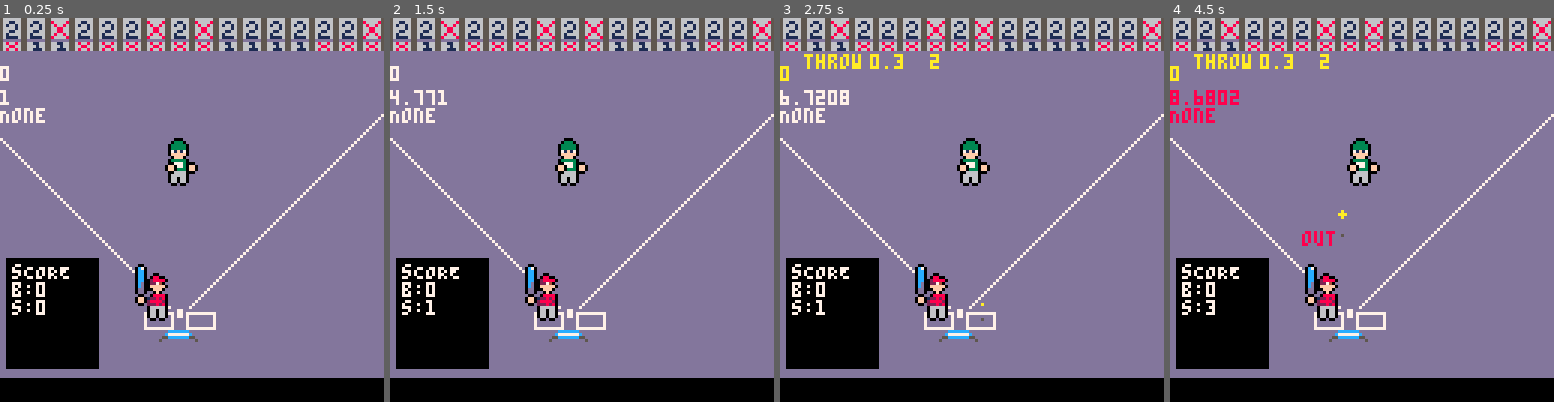
Above: before the commit, frames 1-4 (left to right).
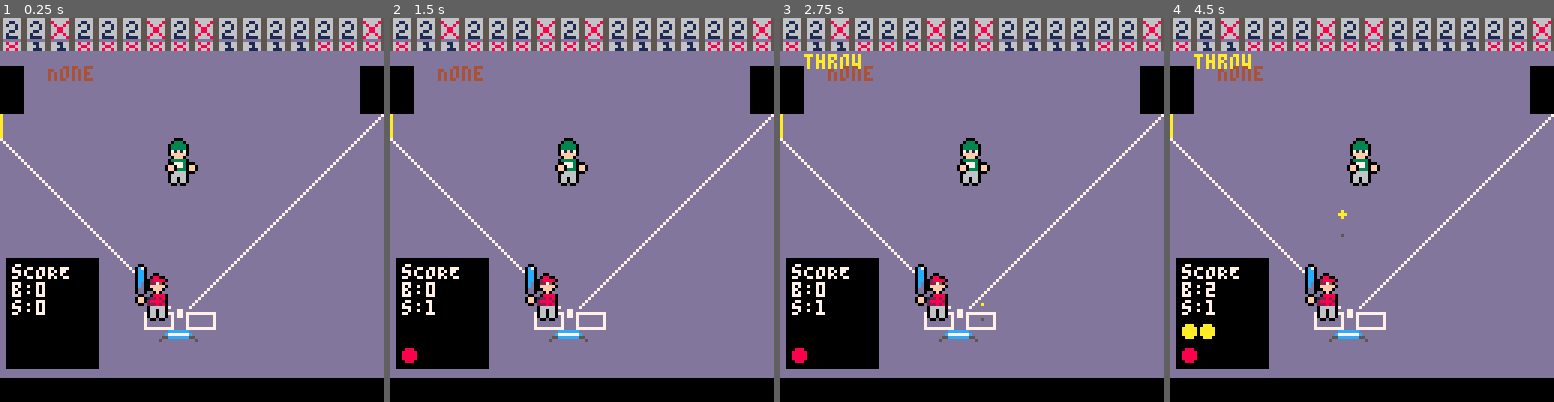
Above: after the commit, the same moments.

Repository: zdenardi/blitzball
Game: PICO-8 cartridge breakout.p8
The game is run twice, just before and just after one commit, with the same random seed, the same clock (stepped at 60 frames per second) and the same inputs.
Inputs:
- Up to frame 1 (0.25 s): no input
- Up to frame 2 (1.5 s): tap X (X key) at 0.33, 1.07 s; tap O (Z key) at 0.7 s
- Up to frame 3 (2.75 s): hold Right 1.6-2.1 s; tap O (Z key) at 1.7, 2.1, 2.5 s; tap X (X key) at 1.85 s; hold Up 2.15-2.42 s; hold Right from 2.47 s (still down)
- Up to frame 4 (4.5 s): tap O (Z key) every 0.4 s from 2.9 to 4.1 s; tap X (X key) at 2.97, 4.08 s; release Right at 3.03 s; hold Left 3.08-3.58 s; hold Down 3.63-3.97 s; hold Right from 4.02 s (still down)

The runs differ from the first frame. In frame 1, 2.0% of the frame differs, in the area x 0-100%, y 12-32%; in frame 2, 2.3%; in frame 3, 2.6%; in frame 4, 3.1%, in the area x 0-100%, y 9-90%.

Commit message:
chore: added collision detection for balls/strikes, better variable names

Diff:
--- a/breakout.p8
+++ b/breakout.p8
@@ -13,14 +13,14 @@
 0070070007777770666666660000000000000000ddddddd77dddddddddddddddddddd7dddd7ddddddddddddddddddddddddddddd56666665d7dddd7daddddddd
 0000000007777770666666660000000000000000ddddddd77ddddddddddddddddddddd7dd7ddddddddddddddddddddddddddd6dd56666665d7dddd7daddddddd
 00000000000000006666666600000000000000007777777777777777ddddddddddddddd77ddddddddddddddddddddddddddddddd5dddddd577dddd77addddddd
-00000000000000000000000000000000000000000000000000000000000000000000000000000000568668655661166556666665566666650000000000000000
-00000000000000000000000000000000000000000000000000000000000000000000000000000000566886655666166556611665586666850000000000000000
-00000000000000000000000000000000000000000000000000000000000000000000000000000000568668655661116556166165568668650000000000000000
-00000000000000000000000000000000000000000000000000000000000000000000000000000000dddddddddddddddd56666165566886650000000000000000
-00000000000000000000000000000000000000000000000000000000000000000000000000000000dddddddddddddddd56611665566886650000000000000000
-00000000000000000000000000000000000000000000000000000000000000000000000000000000dddddddddddddddd56166665568668650000000000000000
-00000000000000000000000000000000000000000000000000000000000000000000000000000000dddddddddddddddd56111165586666850000000000000000
-00000000000000000000000000000000000000000000000000000000000000000000000000000000dddddddddddddddd5dddddd55dddddd50000000000000000
+0000000000000000000000000000000000000000000000000000000000000000dddddddd00000000568668655661166556666665566666650000000000000000
+0000000000000000000000000000000000000000000000000000000000000000ddd77ddd00000000566886655666166556611665586666850000000000000000
+0000000000000000000000000000000000000000000000000000000000000000ddd77ddd00000000568668655661116556166165568668650000000000000000
+0000000000000000000000000000000000000000000000000000000000000000d77dd77d00000000dddddddddddddddd56666165566886650000000000000000
+0000000000000000000000000000000000000000000000000000000000000000d77dd77d00000000dddddddddddddddd56611665566886650000000000000000
+0000000000000000000000000000000000000000000000000000000000000000dddddddd00000000dddddddddddddddd56166665568668650000000000000000
+0000000000000000000000000000000000000000000000000000000000000000dddddddd00000000dddddddddddddddd56111165586666850000000000000000
+0000000000000000000000000000000000000000000000000000000000000000dddddddd00000000dddddddddddddddd5dddddd55dddddd50000000000000000
 00000000000000000000000000000000000000000000000000000000000000000000000000000000000000000000000000000000000000000000000000000000
 00000000000000000000000000000000000000000000000000000000000000000000000000000000000000000000000000000000000000000000000000000000
 00000000000000000000000000000000000000000000000000000000000000000000000000000000000000000000000000000000000000000000000000000000
@@ -91,9 +91,9 @@
 __map__
 0d0d0d0d0d0d0d0d0d0d0d0d0d0d0d0d00000000000000000000000000000000000000000000000000000000000000000000000000000000000000000000000000000000000000000000000000000000000000000000000000000000000000000000000000000000000000000000000000000000000000000000000000000000
 0b0b0b0b0b0b0b0b0b0b0b0b0b0b0b0b00000000000000000000000000000000000000000000000000000000000000000000000000000000000000000000000000000000000000000000000000000000000000000000000000000000000000000000000000000000000000000000000000000000000000000000000000000000
-0a0a0a0a0a0a0a0a0a0a0a0a0a0a0a0a00000000000000000000000000000000000000000000000000000000000000000000000000000000000000000000000000000000000000000000000000000000000000000000000000000000000000000000000000000000000000000000000000000000000000000000000000000000
-0a0a0a0a0a0a0a0a0a0a0a0a0a0a0a0a00000000000000000000000000000000000000000000000000000000000000000000000000000000000000000000000000000000000000000000000000000000000000000000000000000000000000000000000000000000000000000000000000000000000000000000000000000000
-0a0a0a0a0a0a0a0a0a0a0a0a0a0a0a0900000000000000000000000000000000000000000000000000000000000000000000000000000000000000000000000000000000000000000000000000000000000000000000000000000000000000000000000000000000000000000000000000000000000000000000000000000000
+030a0a0a0a0a0a0a0a0a0a0a0a0a0a0400000000000000000000000000000000000000000000000000000000000000000000000000000000000000000000000000000000000000000000000000000000000000000000000000000000000000000000000000000000000000000000000000000000000000000000000000000000
+030a0a0a0a0a0a0a0a0a0a0a0a0a0a0400000000000000000000000000000000000000000000000000000000000000000000000000000000000000000000000000000000000000000000000000000000000000000000000000000000000000000000000000000000000000000000000000000000000000000000000000000000
+0f0a0a0a0a0a0a0a0a0a0a0a0a0a0a0900000000000000000000000000000000000000000000000000000000000000000000000000000000000000000000000000000000000000000000000000000000000000000000000000000000000000000000000000000000000000000000000000000000000000000000000000000000
 080a0a0a0a0a0a0a0a0a0a0a0a0a090a00000000000000000000000000000000000000000000000000000000000000000000000000000000000000000000000000000000000000000000000000000000000000000000000000000000000000000000000000000000000000000000000000000000000000000000000000000000
 0a080a0a0a0a0a0a0a0a0a0a0a090a0a00000000000000000000000000000000000000000000000000000000000000000000000000000000000000000000000000000000000000000000000000000000000000000000000000000000000000000000000000000000000000000000000000000000000000000000000000000000
 0a0a080a0a0a0a0a0a0a0a0a090a0a0a00000000000000000000000000000000000000000000000000000000000000000000000000000000000000000000000000000000000000000000000000000000000000000000000000000000000000000000000000000000000000000000000000000000000000000000000000000000
--- a/main.lua
+++ b/main.lua
@@ -315,32 +315,50 @@
                     self.color
                 )
                 print(self.state, 8, 12)
-                print(abs(self.dx), 30, 12)
-                print(abs(self.dy), 50, 12)
             end
         end
     }
 
     game = {
-        -- more for later. not implemented
         ball = {},
-        role = 'p', -- 'b' for batter, 'p' pitcher
-        menu = false,
+        back_wall = {
+            x1 = 0,
+            x2 = 15,
+            y1 = 0,
+            y2 = 1
+        },
+        bases = {},
+        count = { 0, 0 }, -- balls,strikes
+        hit_type = "None",
         inning = 0,
         inning_type = "top", -- bot,top, denotes .5 inning
+        max_balls = 5, -- changeable?
+        max_inning = 2, --changeable?
+        max_outs = 3, --changeable?
+        max_strikes = 3, -- changeable?
+        menu = false,
         outs = 0,
-        max_inning = 2, --changeable?
-        max_strikes = 3, -- changeable?
-        max_balls = 5, -- changeable?
-        max_outs = 3, --changeable?
-        count = { 0, 0 }, -- balls,strikes
-        bases = { 0, 0, 0 }, -- {1st,2nd,3rd}
+        role = 'p', -- 'b' for batter, 'p' pitcher
         score = { 0, 0 },
-        hit_type = "None",
-        strikeout_time = false,
+        strikeout_time = false, -- stop play time better?
+        walk_time = false,
         strike_zone = {
             x = (7 * 7) + 2,
-            y = (11 * 8) + 4
+            y = (11 * 8) + 4,
+            spr_num = 128,
+
+            coords = function(self)
+                return {
+                    x1 = self.x + 3,
+                    x2 = self.x + 14,
+                    y1 = self.y + 13,
+                    y2 = self.y + 14
+                }
+            end,
+
+            draw = function(self)
+                spr(self.spr_num, self.x, self.y, 2, 2)
+            end
         },
         team1 = {
             color = 0 -- changeable?
@@ -348,11 +366,14 @@
         team2 = {
             color = 1 --changeable?
         },
+        scr_max_x = 127,
+        scr_min_x = 0,
 
         reset_count = function(self)
             self.count = { 0, 0 }
             self.strikeout_time = false
         end,
+
         score_board = {
             x1 = 2,
             y1 = 10 * 8,
@@ -387,6 +408,7 @@
 
                 if fget(tile, 0) then
                     self.hit_type = "out"
+                    self.outs += 1
                 elseif fget(tile, 1) then
                     self.hit_type = "single"
                 elseif fget(tile, 2) then
@@ -412,22 +434,46 @@
                 self.ball:throw()
             end
         end,
-
+        -- game init
+        init = function(self)
+            -- randomly populate back wall
+            for x = self.back_wall.x1, self.back_wall.x2 do
+                local r_top_spr = rnd { 28, 29, 28 }
+                local r_btm_spr = rnd { 26, 27, 26 }
+                mset(x, self.back_wall.y1, r_top_spr)
+                mset(x, self.back_wall.y2, r_btm_spr)
+            end
+        end,
+
+        adv_runners = function(self, numOfBases)
+            test = { 0, 0, 0 }
+            for i = 1, #test do
+                test[i] = test[i] + numOfBases
+                if test[i] > 3 then
+                    -- add score
+                end
+            end
+        end,
         -- game update
         update = function(self)
+            strike_zone_coords = self.strike_zone:coords()
             -- chk backwall col
             self:ball_backwall_col()
 
             -- if ball goes out of play
             -- TODO: Set 127 and 0 to game vars
-            if self.ball.x > 127 or self.ball.x < 0 then
+            if self.ball.x > self.scr_max_x or self.ball.x < self.scr_min_x then
                 self.ball:reset_ball()
             end
 
             -- ball hits strike zone
-            if self.ball.y > self.strike_zone.y + 13 then
-                sfx(1)
-                game.count[2] += 1
+            if (self.ball.y > strike_zone_coords.y1) then
+                if self.ball.x > strike_zone_coords.x1 and self.ball.x < strike_zone_coords.x2 then
+                    sfx(1)
+                    game.count[2] += 1
+                else
+                    game.count[1] += 1
+                end
                 self.ball:reset_ball()
             end
 
@@ -476,20 +522,48 @@
             end
         end,
 
+        -- game draw
         draw = function(self)
+            --debug
+            print(game.hit_type, 16, 16, 4)
             self.score_board:draw()
+            self.strike_zone:draw()
+
             print("sCORE", self.score_board.x1 + 2, self.score_board.y1 + 2, 7)
             print("b:" .. self.count[1])
             print("s:" .. self.count[2])
             -- strikeout
-            if self.count[2] == 3 then
+            if self.count[2] == self.max_strikes then
                 if not self.strikeout_time then
                     self.strikeout_time = time()
+                    self.outs += 1
                 end
                 print("out", game.batter.x, game.batter.y - 14, 8)
                 if time() - self.strikeout_time >= 3 then
                     self:reset_count()
                 end
+            end
+            -- strikeout
+            if self.count[1] == self.max_balls then
+                if not self.walk_time then
+                    self.walk_time = time()
+                    -- TODO: ADV Batter
+                end
+                print("walk", game.batter.x, game.batter.y - 14, 10)
+                if time() - self.walk_time >= 3 then
+                    self:reset_count()
+                end
+            end
+            for i = 1, self.count[1] do
+                -- ball count
+                circfill((self.score_board.x1 + 4) * i, self.score_board.y1 + 24, 2, 10)
+            end
+            for i = 1, self.count[2] do
+                -- strike count
+                circfill((self.score_board.x1 + 4) * i, self.score_board.y1 + 32, 2, 8)
+            end
+            for i = 1, self.outs do
+                print("X", (self.score_board.x1 + 4) * i, self.score_board.y1 + 40, 8)
             end
         end
     }
@@ -498,17 +572,7 @@
     game.bat = bat
     game.batter = batter
     game.pitcher = pitcher
-    x1 = 1
-    x2 = 15
-    y = 2
-    y2 = 1
-    -- randomly populate back wall
-    for x = 0, 15 do
-        local r_top_spr = rnd { 28, 29, 28 }
-        local r_btm_spr = rnd { 26, 27, 26 }
-        mset(x, 0, r_top_spr)
-        mset(x, 1, r_btm_spr)
-    end
+    game:init()
 end
 
 function _update()
@@ -543,18 +607,14 @@
     cls()
     map(0, 0, 0, 0, 128, 32)
 
-    spr(128, (7 * 7) + 2, 11 * 8 + 4, 2, 2)
-
     game.ball = ball
 
     ball:draw()
     pitcher:draw()
     batter:draw()
     tile = fget(ball:get_tile_under_ball())
-    print(tile, 0, 16)
+
     game:draw()
-    print(ball.hght, 0, 24)
-    print(game.hit_type)
 
     --debug--
 end
